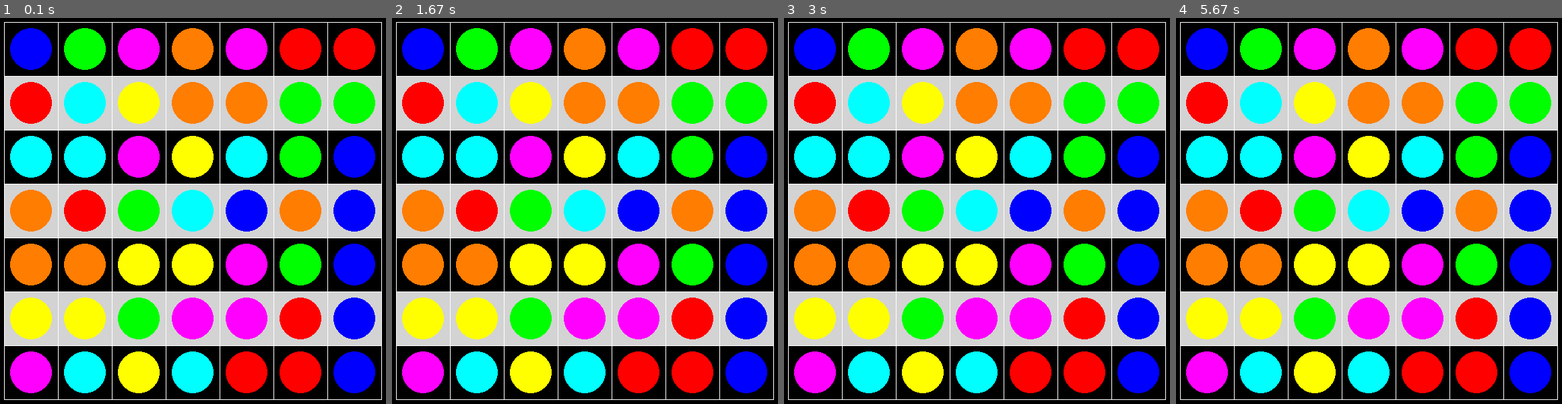
Above: before the commit, frames 1-4 (left to right).
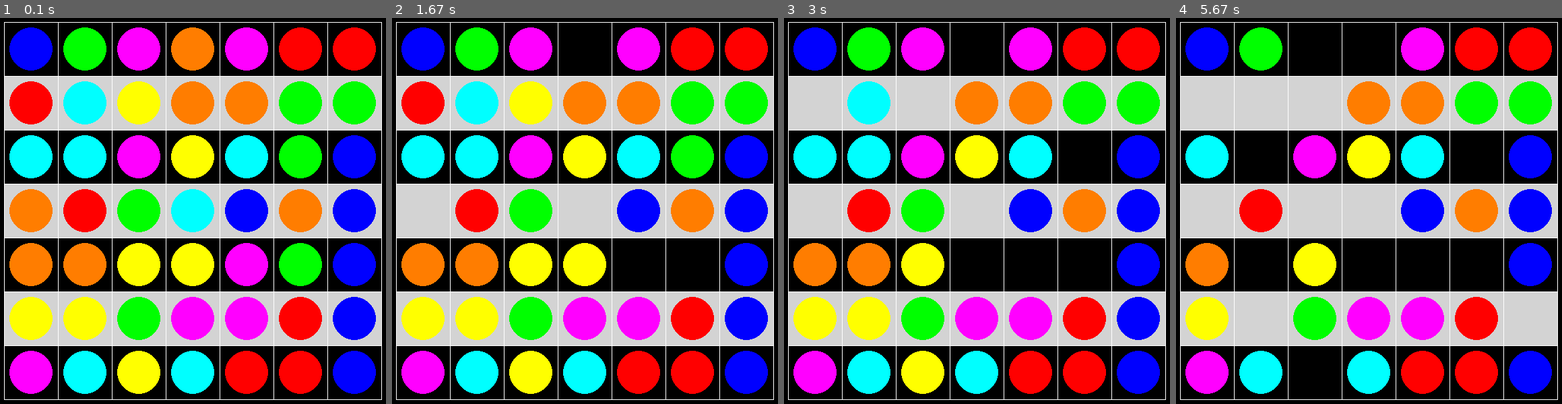
Above: after the commit, the same moments.

Repository: ytqlq/study_pygame
Game: pygame game, started from movesticks.py
The game is run twice, just before and just after one commit, with the same random seed, the same clock (stepped at 60 frames per second) and the same inputs.
Inputs (mouse positions are in pixels of both pictures, inside the frame that each line leads up to):
- Up to frame 1 (0.1 s): no input
- Up to frame 2 (1.67 s): press the mouse at (693, 265) at 0.37 s; move the mouse to (577, 195) at 0.47 s; release the mouse at (457, 129) at 0.6 s; click (631, 257) at 0.72 s; click (592, 29) at 1.05 s; click (438, 195) at 1.38 s
- Up to frame 3 (3 s): click (977, 276) at 1.72 s; click (919, 99) at 2.05 s; click (1081, 164) at 2.38 s; click (822, 91) at 2.72 s
- Up to frame 4 (5.67 s): click (1241, 141) at 3.05 s; click (1511, 315) at 3.38 s; click (1272, 303) at 3.72 s; click (1253, 268) at 4.05 s; click (1307, 369) at 4.38 s; click (1280, 110) at 4.72 s; click (1307, 37) at 5.05 s; click (1330, 191) at 5.38 s

The runs differ from the first frame. In frame 1, 2.7% of the frame differs, in the area x 2-98%, y 2-98%; in frame 2, 7.0%; in frame 3, 10%; in frame 4, 17%.

Commit message:
增加点击圆就消除

Diff:
--- a/movesticks.py
+++ b/movesticks.py
@@ -1,4 +1,4 @@
-'''
+"""
 这是一个游戏。主要内容：通过鼠标移动打乱的不同颜色的圆点，以满足题目要求。包括将每行都是一样的／每行都不一样等。
 红：255,0,0
 橙:255,125,0
@@ -7,82 +7,111 @@
 蓝：0,0,255
 靛:0,255,255
 紫:255,0,255
-'''
+"""
+
 import pygame
 import random
 
-sc_size = (600,800)
+sc_size = (600, 800)
 # bg_color = (255,235, 205)
 block_w = 80
 colornum = 7
-color_line = 'white'
+color_line = "white"
 line_width = 1
-color_row_block = (211,211,211,10)# grey
-color_circle = ((255,0,0),(255,125,0),(255,255,0),(0,255,0),(0,0,255),(0,255,255),(255,0,255))
+color_row_block = (211, 211, 211, 10)  # grey
+color_circle = (
+    (255, 0, 0),
+    (255, 125, 0),
+    (255, 255, 0),
+    (0, 255, 0),
+    (0, 0, 255),
+    (0, 255, 255),
+    (255, 0, 255),
+)
 circlescale = 0.8
 
 
-def drawtable( block_w=block_w, rowcol = colornum, color = color_line, line_width = line_width, color_row_block = color_row_block):
+def drawtable(
+    block_w=block_w,
+    rowcol=colornum,
+    color=color_line,
+    line_width=line_width,
+    color_row_block=color_row_block,
+):
 
-    sf_size = (sf_w :=block_w * rowcol + line_width,sf_w)
+    sf_size = (sf_w := block_w * rowcol + line_width, sf_w)
     sf = pygame.Surface(sf_size)
     # sf.fill(bg_color)
     for i in range(rowcol):
-        if i %2 != 0:
-            rect_grey = pygame.Rect((0,i*block_w),(sf_w,block_w))
-            sf.fill(color_row_block,rect_grey)
-    for i in range(rowcol +1):
-        pygame.draw.line(sf, color,(0,i*block_w),(rowcol*block_w,i*block_w))
-        pygame.draw.line(sf,color,(i*block_w,0),(i*block_w, rowcol*block_w))
-    draw_all_sticks(sf)
+        if i % 2 != 0:
+            rect_grey = pygame.Rect((0, i * block_w), (sf_w, block_w))
+            sf.fill(color_row_block, rect_grey)
+    for i in range(rowcol + 1):
+        pygame.draw.line(sf, color, (0, i * block_w), (rowcol * block_w, i * block_w))
+        pygame.draw.line(sf, color, (i * block_w, 0), (i * block_w, rowcol * block_w))
+
     return sf
 
+
 class Stick:
-    def __init__(self, color, des_rect:pygame.Rect, scale = circlescale ) -> None:
+    def __init__(self, color, des_rect: pygame.Rect, scale=circlescale) -> None:
         self.color = color
         self.des_rect = des_rect
-        self.radius = self.des_rect.w /2 *scale
+        self.radius = self.des_rect.w / 2 * scale
 
-    def drawcircle(self,dessurface:pygame.Surface):
-        return pygame.draw.circle(dessurface, self.color, self.des_rect.center,self.radius)
+    def drawcircle(self, dessurface: pygame.Surface):
+        self.circle_rect = pygame.draw.circle(
+            dessurface, self.color, self.des_rect.center, self.radius
+        )
+    def delete(self,dessurface: pygame.Surface,dessfcp:pygame.Surface):
+
+        dessurface.blit(dessfcp,self.circle_rect,self.circle_rect)
 
 
-def draw_all_sticks(dessurface:pygame.Surface, total = colornum, line_width = line_width,block_w = block_w):
-    d_color = dict.fromkeys(color_circle,0)
 
+
+
+def draw_all_sticks(
+    dessurface: pygame.Surface, total=colornum, line_width=line_width, block_w=block_w
+):
+    d_color = dict.fromkeys(color_circle, 0)
+    # l_stick_rects = []
+    sticks = []
     for i in range(total):
         for j in range(total):
-            pos = (i*block_w+line_width, j*block_w+line_width)
+            pos = (i * block_w, j * block_w)
 
             circle_color = random.choice(color_circle)
             while d_color[circle_color] >= 7:
                 circle_color = random.choice(color_circle)
             d_color[circle_color] += 1
 
-            size = (block_w-line_width,block_w-line_width)
+            size = (block_w +line_width, block_w +line_width)
             r = pygame.Rect(pos, size)
-            s = Stick(circle_color,r)
+            # r.moveip(line_width,line_width)
+
+            s = Stick(circle_color, r)
+            sticks.append(s)
             s.drawcircle(dessurface)
-
-
-
-
-
-
-
+    return sticks
 
 
 
 def main():
     pygame.init()
-    screen = pygame.display.set_mode(sc_size,pygame.SCALED)
+    screen = pygame.display.set_mode(sc_size, pygame.SCALED)
     # 画表格
     # screen.fill(bg_color)
 
     sf = drawtable()
-    sf_rect = sf.get_rect(center = screen.get_rect().center)
-    screen.blit(sf,sf_rect)
+    sfcp = sf.copy()
+    sticks = draw_all_sticks(sf)
 
+    sf_rect = sf.get_rect(center=screen.get_rect().center)
+    offset = (sf_rect.x - screen.get_rect().x, sf_rect.y - screen.get_rect().y)
+    # for item in sticks:
+    #     item.circle_rect.move_ip(offset)# 转换成在screen中的rect。
+    screen.blit(sf, sf_rect)
 
     # pygame.draw.circle()
     running = True
@@ -90,6 +119,17 @@
         for e in pygame.event.get():
             if e.type == pygame.QUIT:
                 running = False
+        mps = pygame.mouse.get_pressed()
+        if mps[0]:
+            pos = pygame.mouse.get_pos()
+            pos = (pos[0]- offset[0], pos[1]-offset[1])
+            for s in sticks:
+                if s.circle_rect.collidepoint(pos):
+                    s.delete(sf,sfcp)
+
+        screen.blit(sf,sf_rect)
         pygame.display.update()
+
+
 if __name__ == "__main__":
     main()
